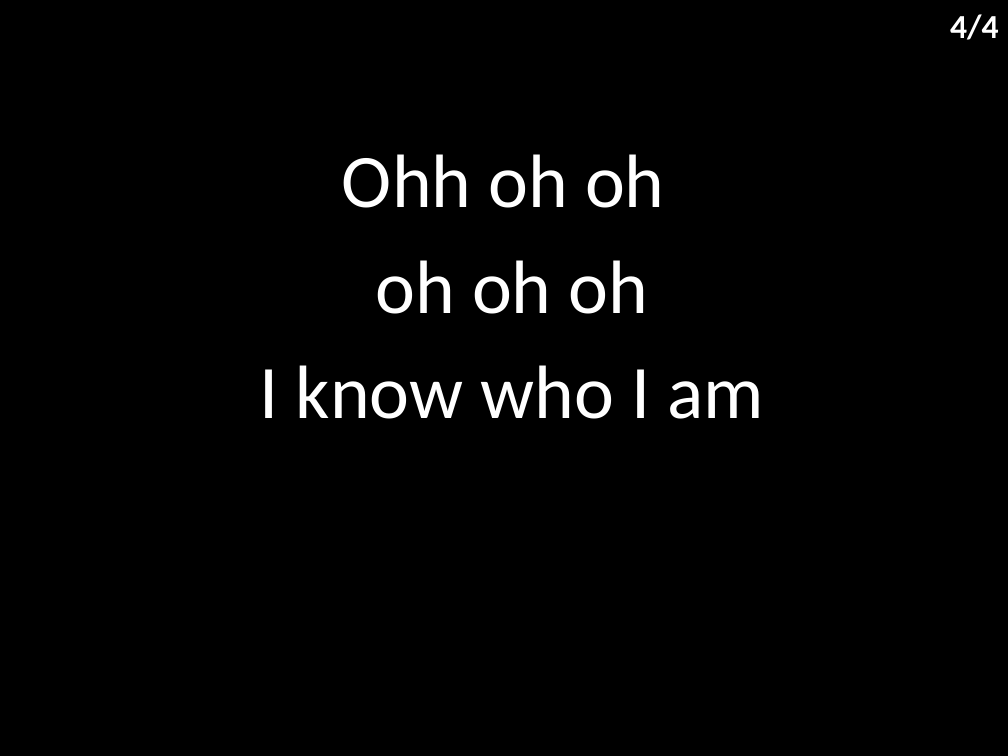
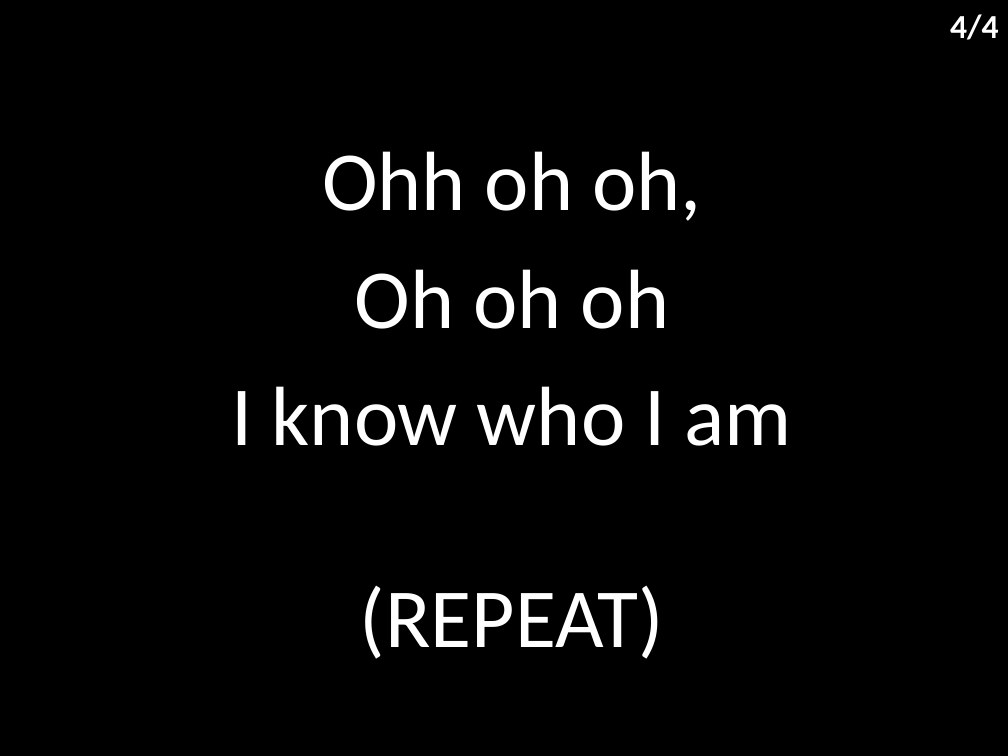
Before and after one commit to hoo-are-ya/worship, a slide deck: slide 15 of docs/songs_13-02-2022.pptx (slide 10 before the commit). Drawn at 1008x756 pixels with LibreOffice and Linux fonts; fonts in the diff are those of the drawing. Boxes give left, top, right and bottom in pixels: in the first picture for what was removed or moved away, otherwise in the second. Text is boxed around its words. In the diff, an @@ line names an element or a change of style, - is before the commit and + after.

```diff
--- a/docs/songs_13-02-2022.pptx
+++ b/docs/songs_13-02-2022.pptx
@@ subtitle at bbox=[232, 151, 791, 659]: text changed; size 54 to 60 pt @@
-Ohh oh oh
-oh oh oh
-I know who I am
+Ohh oh oh,
+Oh oh oh
+I know who I am
+(REPEAT)
```
Also in this commit, not shown: 1 slide added, 1 other file.
